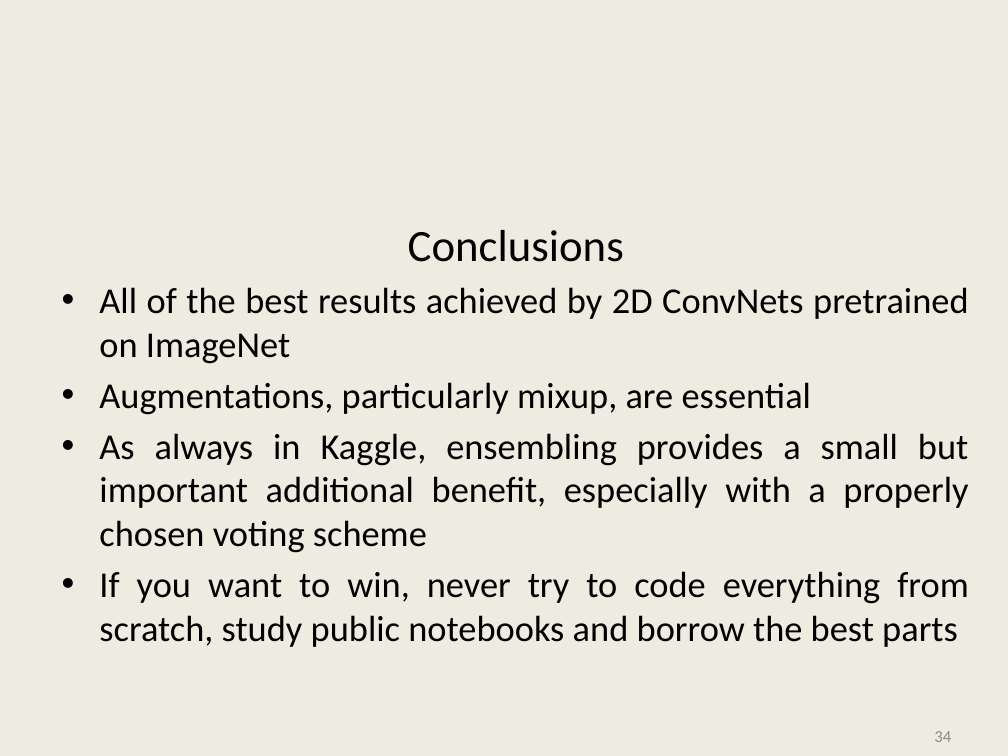
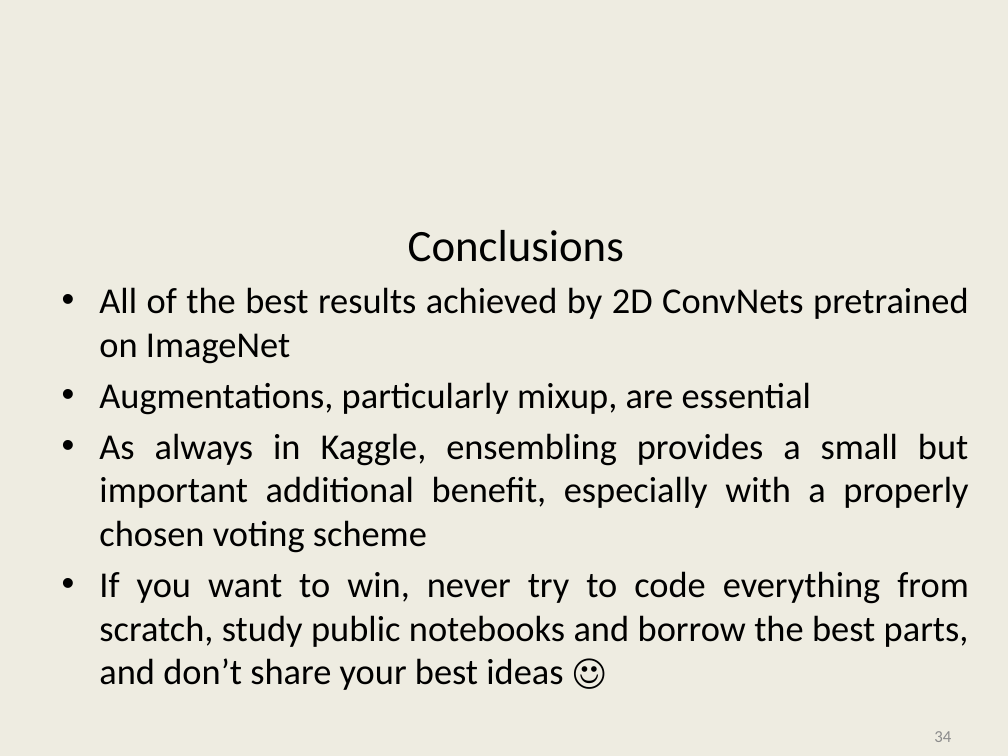
Before and after one commit to kriventsov/kaggle-2020-Cornell-Birdcall-Identification-presentation, a slide deck: slide 34 of Cornell Birdcall.pptx. Drawn at 1008x756 pixels with LibreOffice and Linux fonts; fonts in the diff are those of the drawing; background and template pictures are left out. Boxes give left, top, right and bottom in pixels: in the first picture for what was removed or moved away, otherwise in the second. Text is boxed around its words. In the diff, an @@ line names an element or a change of style, - is before the commit and + after.

```diff
--- a/Cornell Birdcall.pptx
+++ b/Cornell Birdcall.pptx
@@ text at box(99, 571, 969, 690): text changed @@
-• If you want to win, never try to code everything from scratch, study public notebooks and borrow the best parts
+• If you want to win, never try to code everything from scratch, study public notebooks and borrow the best parts, and don’t share your best ideas ☺
```
Also in this commit, not shown: 5 other slides changed, 1 slide added.
